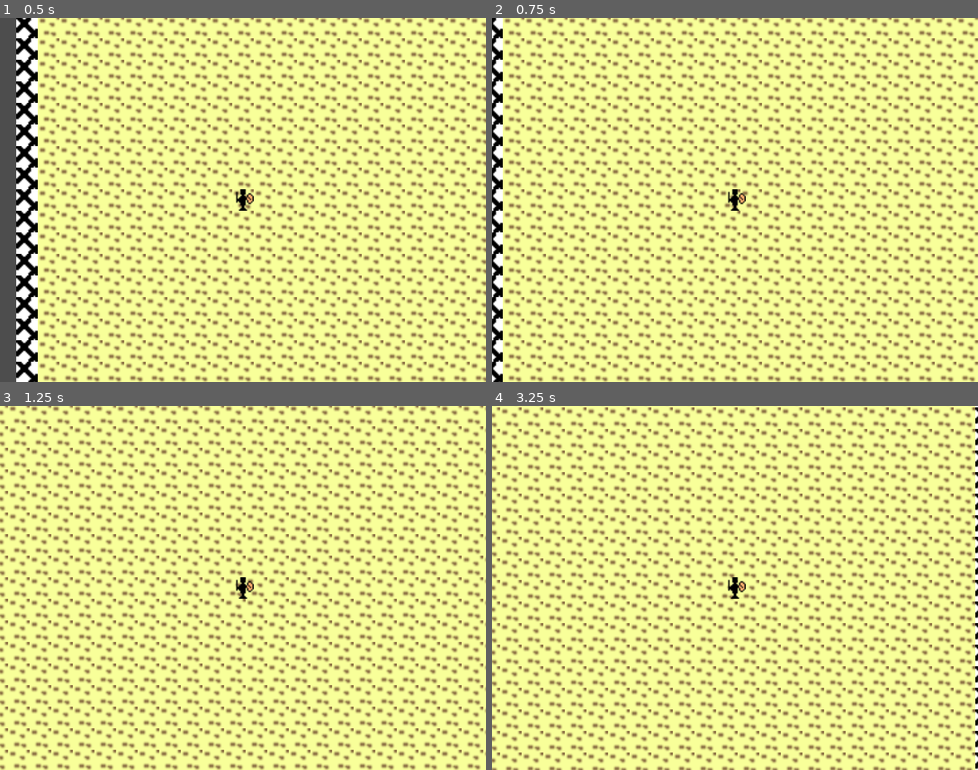
Above: before the commit, frames 1-4 (two rows, left to right).
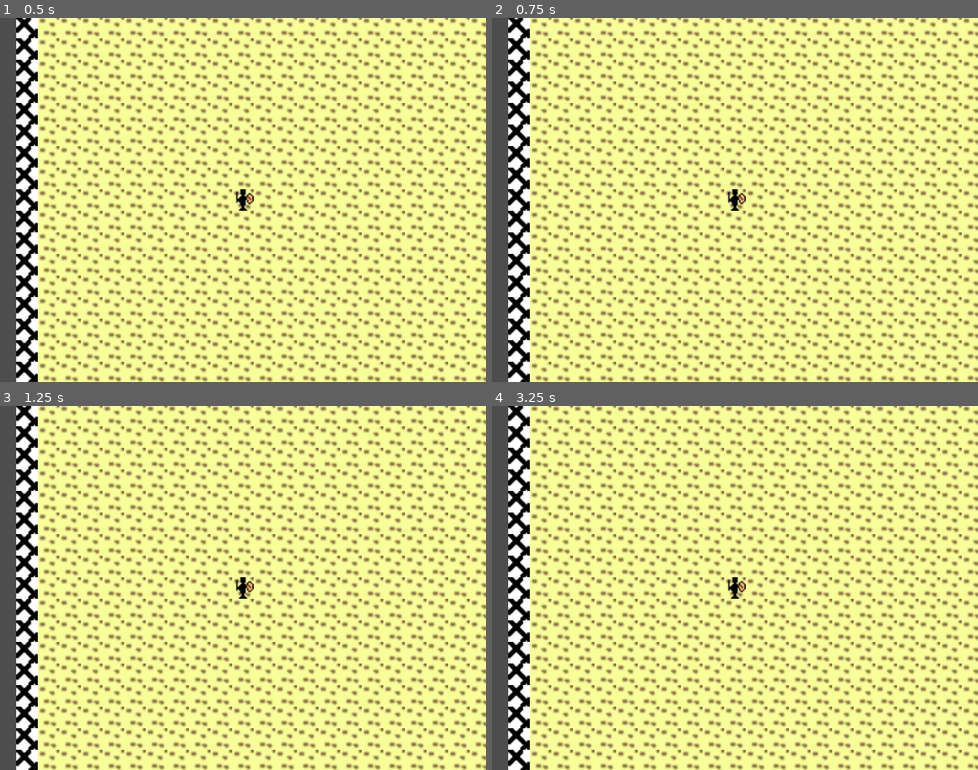
Above: after the commit, the same moments.

Repository: tetio/dungeon
Game: Godot game, scene res://levels/main.tscn
Same seed, same stepped clock (60 frames per second), same inputs: the game is played once before the commit and once after it.
Inputs (mouse positions are in pixels of both pictures, inside the frame that each line leads up to):
- Up to frame 1 (0.5 s): no input
- Up to frame 2 (0.75 s): tap Enter at 0.5 s; move the mouse to (841, 181) at 0.52 s; press the mouse at (841, 181) at 0.53 s; hold Right (ui_right) from 0.53 s (still down)
- Up to frame 3 (1.25 s): keep holding Right (ui_right)
- Up to frame 4 (3.25 s): move the mouse to (637, 606) at 1.27 s; release Right (ui_right) at 1.28 s; release the mouse at (637, 606) at 1.28 s; hold Down (ui_down) 1.28-2.03 s; click (637, 606) at 1.35 s; move the mouse to (783, 507) at 2.02 s; press the mouse at (783, 507) at 2.03 s; hold Right (ui_right) 2.03-2.78 s; move the mouse to (710, 660) at 2.77 s; release the mouse at (710, 660) at 2.78 s; hold Up (ui_up) from 2.78 s (still down); click (710, 660) at 2.85 s

Frame 1 is identical in both runs. In frame 2, 48% of the frame differs, in the area x 0-100%, y 0-100%; in frame 3, 51%; in frame 4, 56%.
Error after the commit: Parse Error: Expected end of statement after expression, found "Identifier" instead. (res://objects/hero.gd:21)

Commit message:
damage introduced

Diff:
--- a/levels/main.gd
+++ b/levels/main.gd
@@ -7,6 +7,7 @@
 const tile_size = 16
 const spawn_point = Vector2(10*tile_size, 10*tile_size)
 
+var mob_counter = 0
 
 # Called when the node enters the scene tree for the first time.
 func _ready():
@@ -46,6 +47,8 @@
 
 func _on_timer_timeout():
 	var mob = mob_resource.instantiate()
+	mob_counter += 1
 	mob.position = spawn_point
+	mob.name = "Mob-%d" % mob_counter
 	print('Mob name: [%s]'%mob.name)
 	add_child(mob)
--- a/objects/hero.gd
+++ b/objects/hero.gd
@@ -2,6 +2,9 @@
 
 const speed = 100
 
+
+var hp = 10
+var damage = 4
 
 func _unhandled_input(event):
 	if event.is_action_pressed("Click"):
@@ -10,8 +13,17 @@
 		var space_state = get_world_2d().direct_space_state
 		var query = PhysicsRayQueryParameters2D.create(position, destination)
 		var result = space_state.intersect_ray(query)
-		if result && "mob" in result.collider.name && position.distance_to(destination) < 24:
-			print("you hit it!!")
+		if result:
+			var collider = result.collider # as CollisionObject2D
+			#print("Collider's name is "%collider.name.)
+			if collider.name.begins_with("Mob") && position.distance_to(destination) < 24:
+				print("you hit it!!")
+				collider.hit(damage)s
+				if collider.is_dead():
+					print("Enemy kaput!")
+				else:
+					print("still alive!")
+
 
 func _physics_process(delta):
 	get_input()
--- a/objects/mob.gd
+++ b/objects/mob.gd
@@ -2,6 +2,9 @@
 
 const SPEED = 20.0
 var direction = Vector2.ZERO
+
+var hp = 6
+var damage = 4
 
 func _physics_process(delta):
 	if direction:
@@ -13,6 +16,11 @@
 
 	move_and_slide()
 
+func hit(damage):
+	hp -= damage
+
+func is_dead():
+	return hp <= 0
 
 func _on_timer_timeout():
 	direction = Vector2(randf_range(-10, 10), randf_range(-2, 2))
